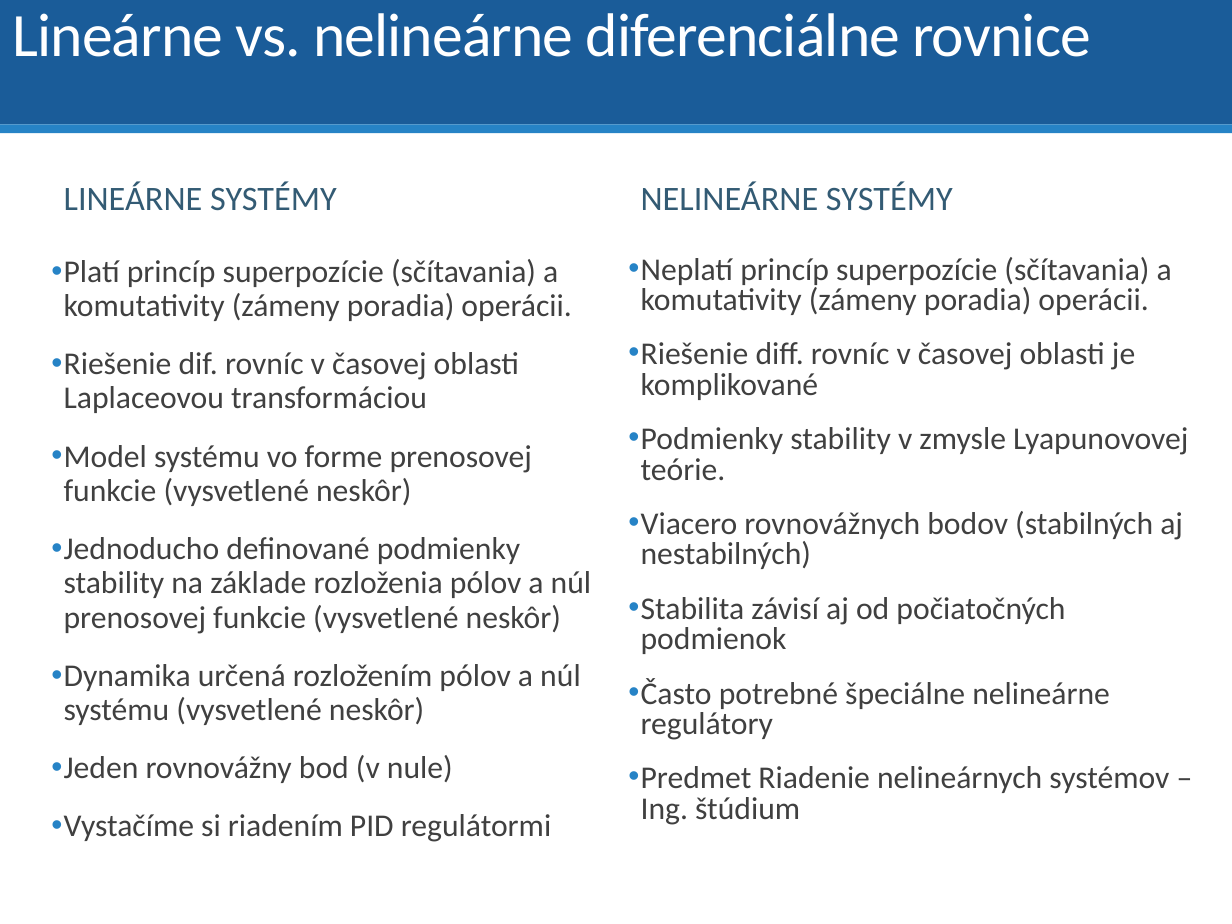
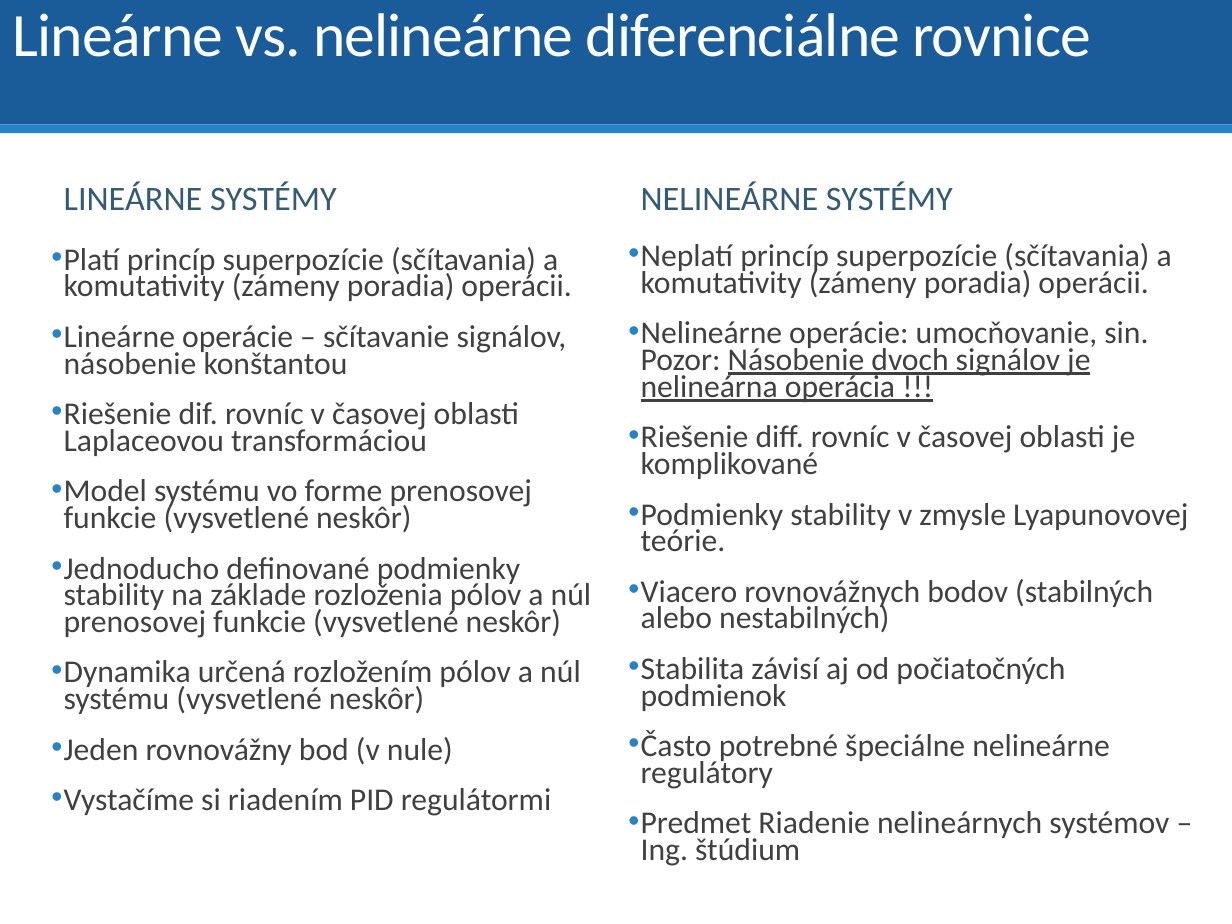
Before and after one commit to dodekm/TeamProjektKybernetika, a slide deck: slide 9 of Nove prednasky/P01_dynamika_dif_rovnice_LPT_prenosova_funkcia_modelovanie.pptx. Drawn at 1232x924 pixels with LibreOffice and Linux fonts; fonts in the diff are those of the drawing. Boxes give left, top, right and bottom in pixels: in the first picture for what was removed or moved away, otherwise in the second. Text is boxed around its words. In the diff, an @@ line names an element or a change of style, - is before the commit and + after.

```diff
--- a/Nove prednasky/P01_dynamika_dif_rovnice_LPT_prenosova_funkcia_modelovanie.pptx
+++ b/Nove prednasky/P01_dynamika_dif_rovnice_LPT_prenosova_funkcia_modelovanie.pptx
@@ text "Neplatí princíp superpozície (sčítavania) a ...": place and size @@
-text "Neplatí princíp superpozície (sčítavania) a ..." at [641, 257, 1188, 825]
+text "Neplatí princíp superpozície (sčítavania) a ..." at [641, 243, 1188, 866]
@@ text at [64, 247, 592, 816]: line spacing 0.9 to 0.7 @@
@@ text at [641, 243, 1188, 866]: line spacing 0.8 to 0.7 @@
@@ text at [64, 325, 567, 374]: paragraph added @@
+• Lineárne operácie – sčítavanie signálov, násobenie konštantou
@@ text at [641, 321, 1148, 402]: paragraph added @@
+• Nelineárne operácie: umocňovanie, sin. Pozor: Násobenie dvoch signálov je nelineárna operácia !!!
@@ text at [641, 579, 1153, 633]: text changed @@
-• Viacero rovnovážnych bodov (stabilných aj nestabilných)
+• Viacero rovnovážnych bodov (stabilných alebo nestabilných)
```
Also in this commit, not shown: 14 other slides changed, 4 slides added.
